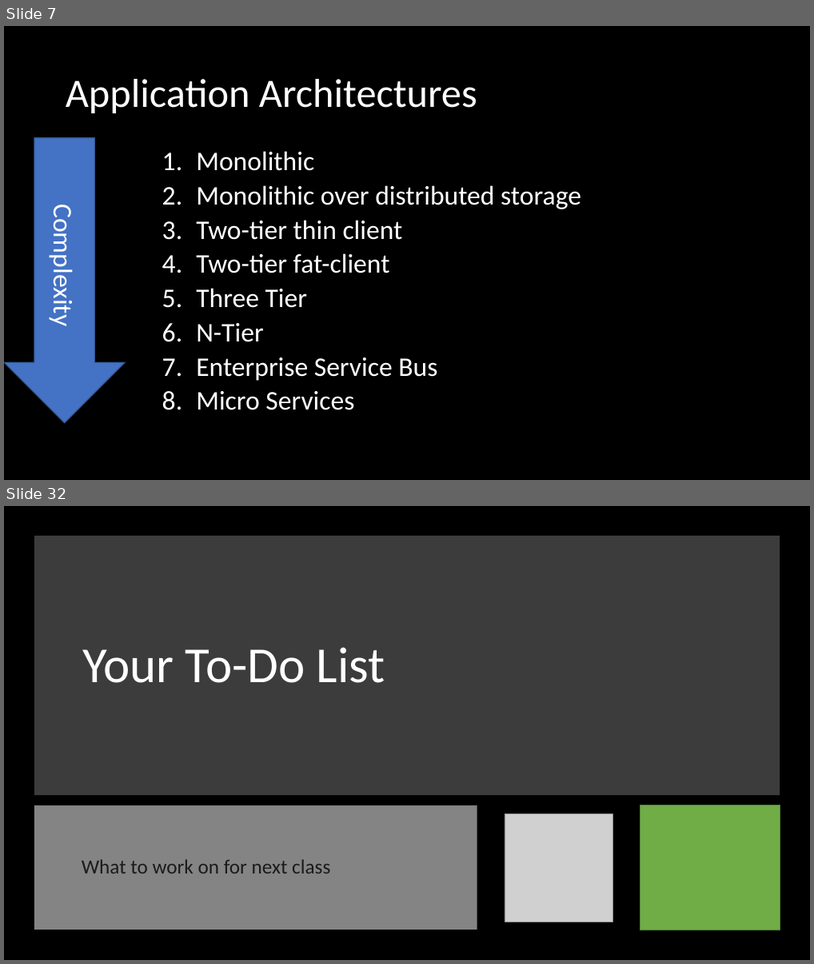
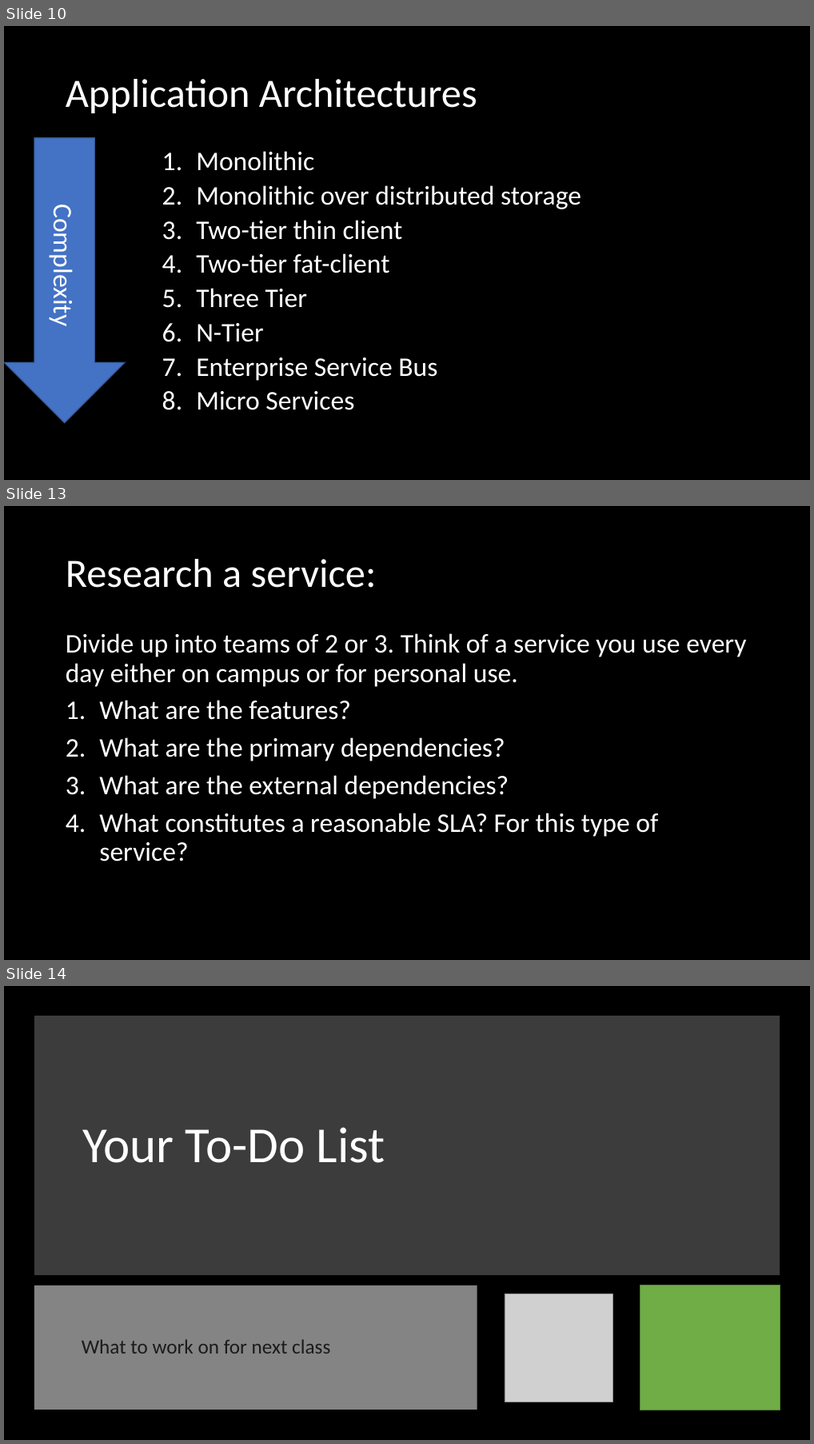
Before and after one commit to orstewar/ist346-content, a slide deck: content/09-services-application-architectures.pptx. Shown one above the other, each under a label of ours: slides 7 and 32 before the commit, slides 10, 13 and 14 after it; the slides between them are not shown. The pictures are 814x964 and 814x1444 pixels, drawn with LibreOffice and Linux fonts; fonts in the diff are those of the drawing; grey boxes stand for pictures. Boxes give left, top, right and bottom in pixels: in the first picture for what was removed or moved away, otherwise in the second. Text is boxed around its words. In the diff, an @@ line names an element or a change of style, - is before the commit and + after.

```diff
--- a/content/09-services-application-architectures.pptx
+++ b/content/09-services-application-architectures.pptx
@@ slide 13 added at [4, 506, 810, 960], background #000000 @@
@@ title added at [66, 559, 377, 588], 48 pt, text #FFFFFF @@
+Research a service:
@@ text added at [66, 633, 746, 861], 32 pt, text #FFFFFF @@
+Divide up into teams of 2 or 3. Think of a service you use every day either on campus or for personal use.
+1. What are the features?
+2. What are the primary dependencies?
+3. What are the external dependencies?
+4. What constitutes a reasonable SLA? For this type of service?
@@ what was slide 7 is now slide 10 @@
@@ what was slide 32 is now slide 14 @@
```
Also in this commit, not shown: 5 slides changed, 3 other slides added, 23 slides removed, 2 other files.
